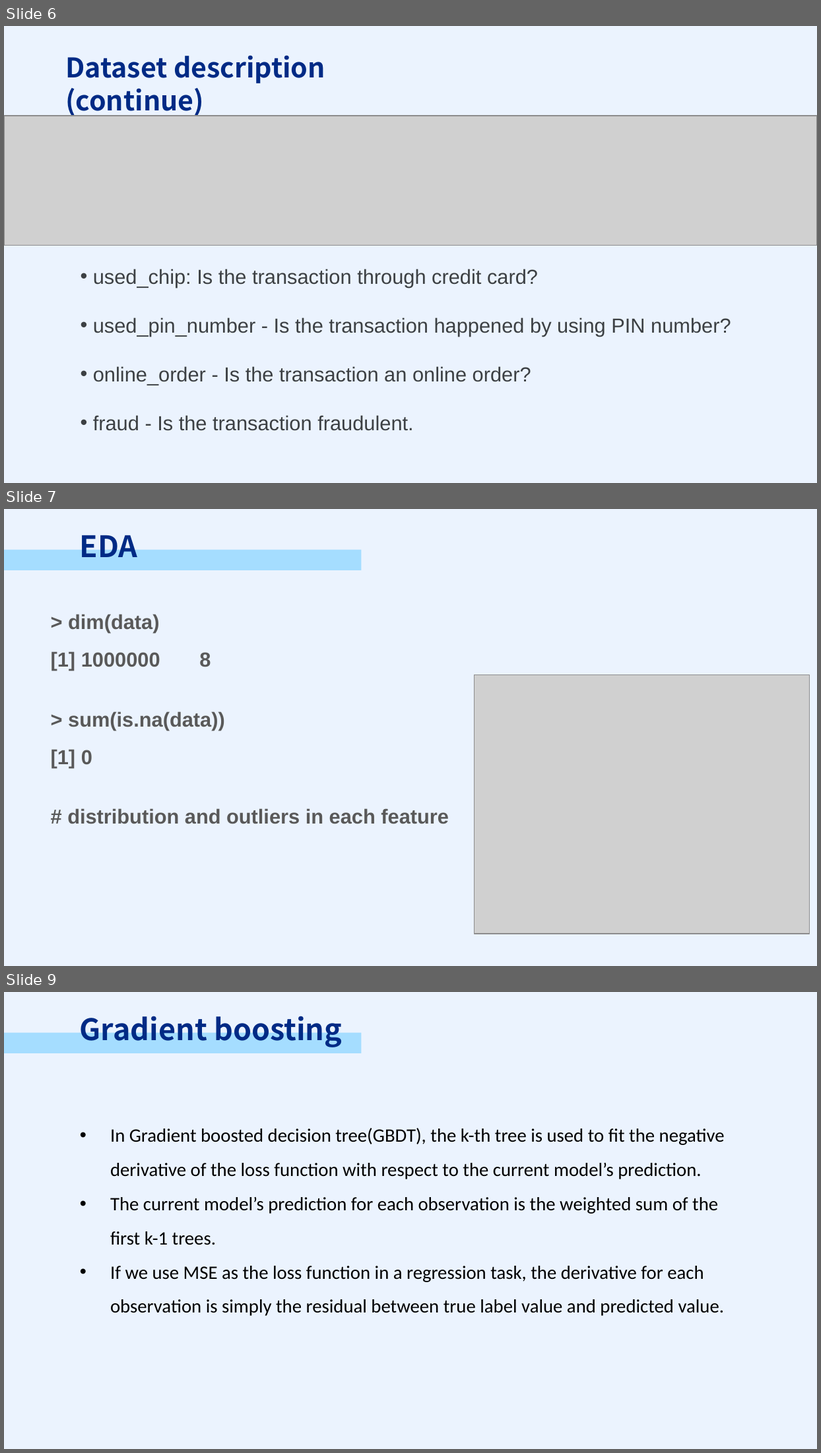
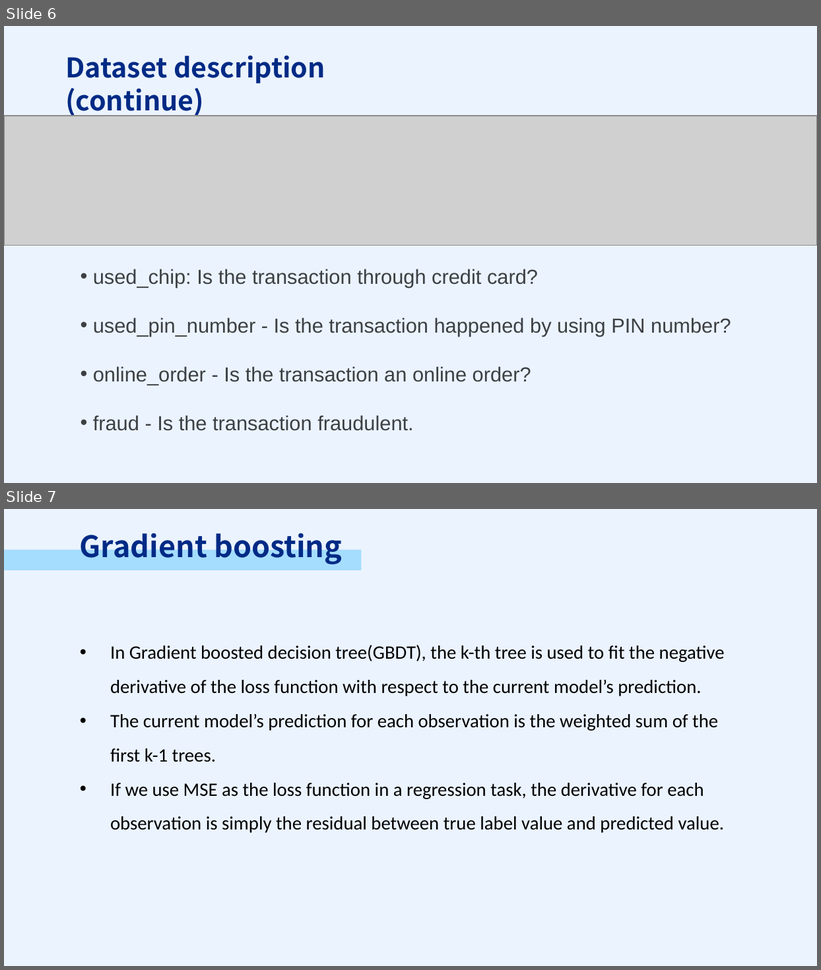
Before and after one commit to PSTAT197-F23/PSTAT197A_FP_Group1, a slide deck: scripts/drafts/PRESENTATION.pptx. Shown one above the other, each under a label of ours: slides 6, 7 and 9 before the commit, slides 6 and 7 after it; the slides between them are not shown. The pictures are 821x1453 and 821x970 pixels, drawn with LibreOffice and Linux fonts; fonts in the diff are those of the drawing; grey boxes stand for pictures. Boxes give left, top, right and bottom in pixels: in the first picture for what was removed or moved away, otherwise in the second. Text is boxed around its words. In the diff, an @@ line names an element or a change of style, - is before the commit and + after.

```diff
--- a/scripts/drafts/PRESENTATION.pptx
+++ b/scripts/drafts/PRESENTATION.pptx
@@ slide 7 removed at box(4, 509, 817, 966), background #EBF3FE @@
@@ text removed at box(80, 527, 138, 557) @@
-EDA
@@ rectangle removed at box(4, 550, 362, 571) @@
@@ text removed at box(51, 614, 449, 824) @@
-> dim(data)
-[1] 1000000 8
-> sum(is.na(data))
-[1] 0
-# distribution and outliers in each feature
@@ picture removed at box(474, 675, 810, 934) @@
@@ what was slide 9 is now slide 7 @@
```
Also in this commit, not shown: 3 slides changed, 1 slide added, 2 other slides removed.
